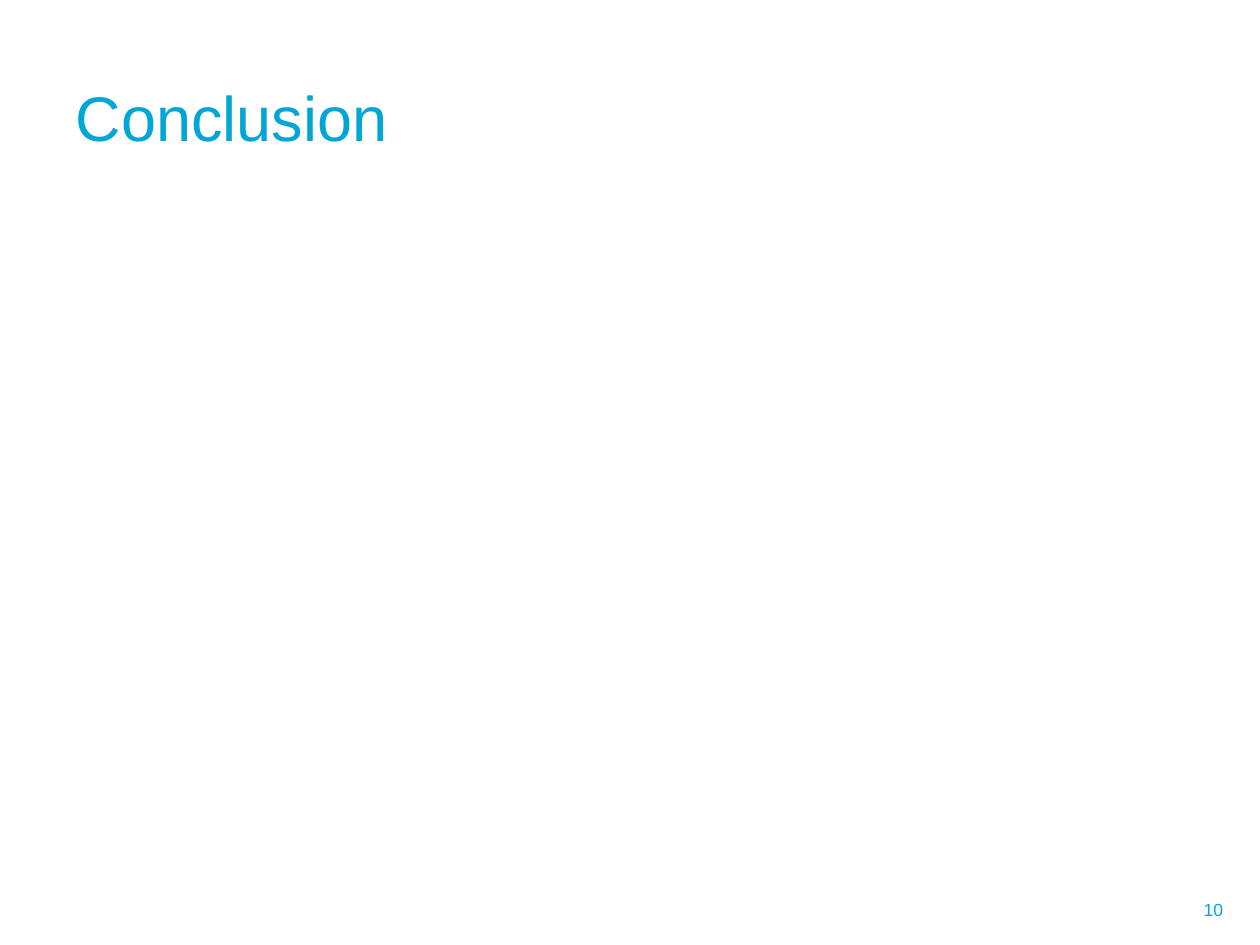
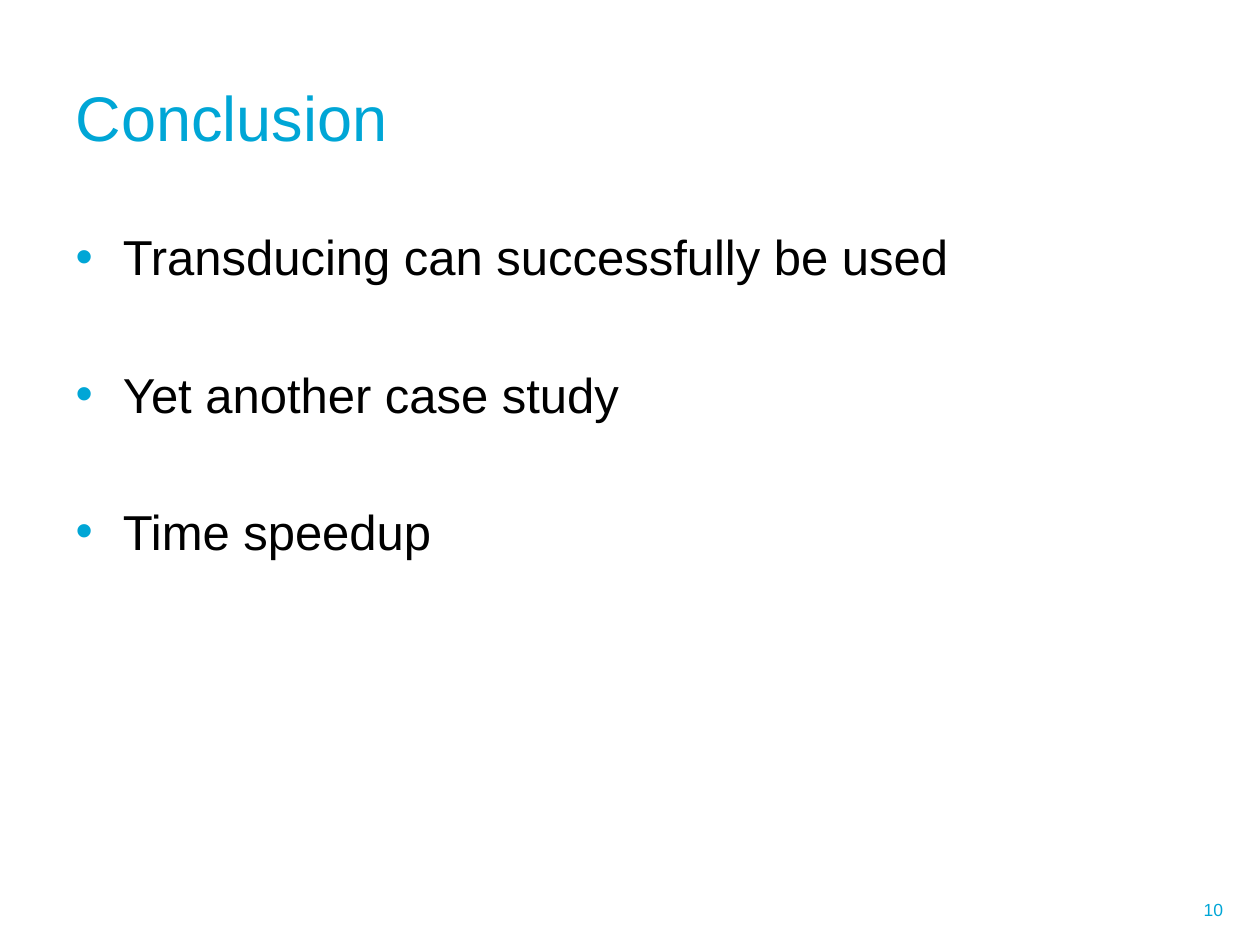
Before and after one commit to wesleyvanderlee/Thesis, a slide deck: slide 10 of Literature/Presentations/Paper presentatie 4 mei.pptx. Drawn at 1260x945 pixels with LibreOffice and Linux fonts; fonts in the diff are those of the drawing; background and template pictures are left out. Boxes give left, top, right and bottom in pixels: in the first picture for what was removed or moved away, otherwise in the second. Text is boxed around its words. In the diff, an @@ line names an element or a change of style, - is before the commit and + after.

```diff
--- a/Literature/Presentations/Paper presentatie 4 mei.pptx
+++ b/Literature/Presentations/Paper presentatie 4 mei.pptx
@@ text added at [123, 239, 948, 560], 28 pt, text #000000 @@
+• Transducing can successfully be used
+• Yet another case study
+• Time speedup
```
Also in this commit, not shown: 5 other slides changed, 1 slide added, 1 slide removed.
